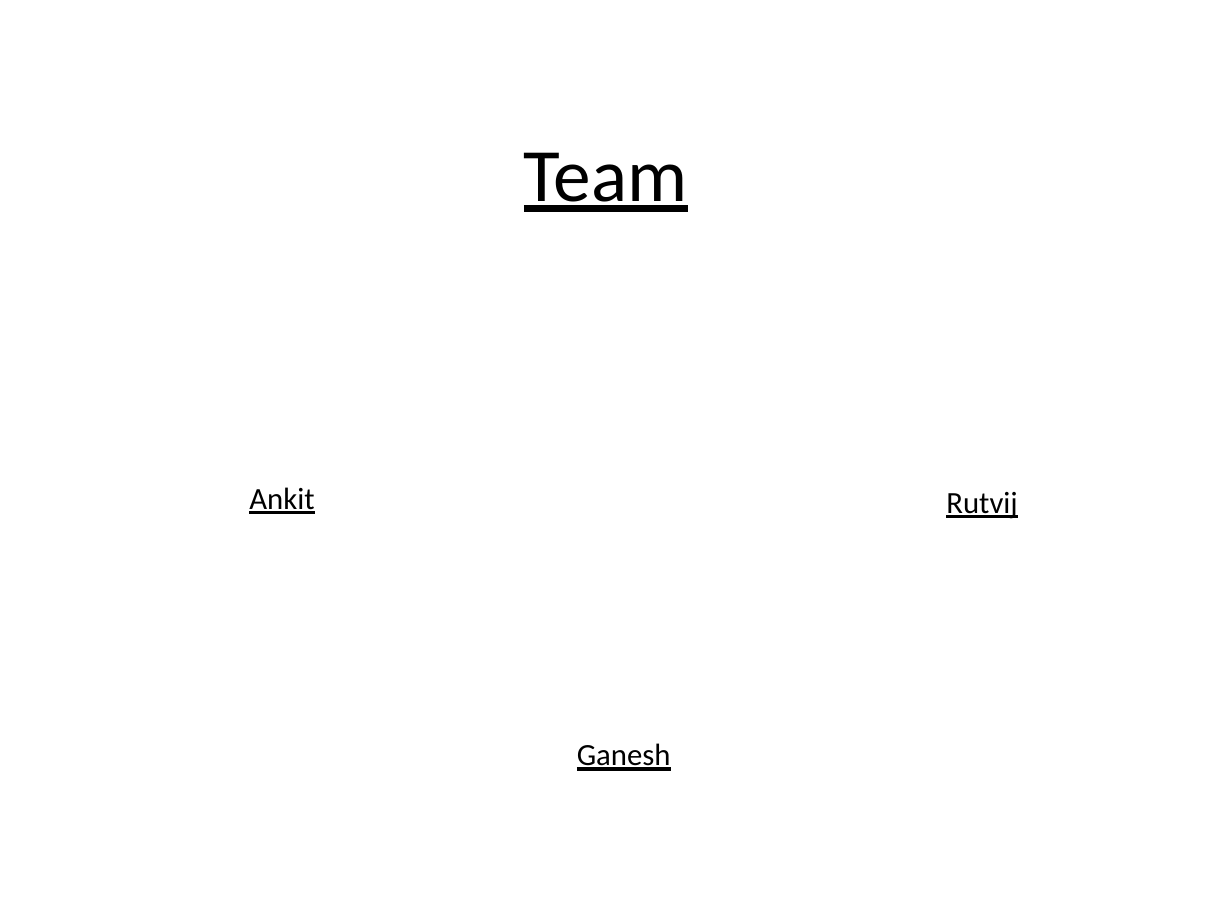
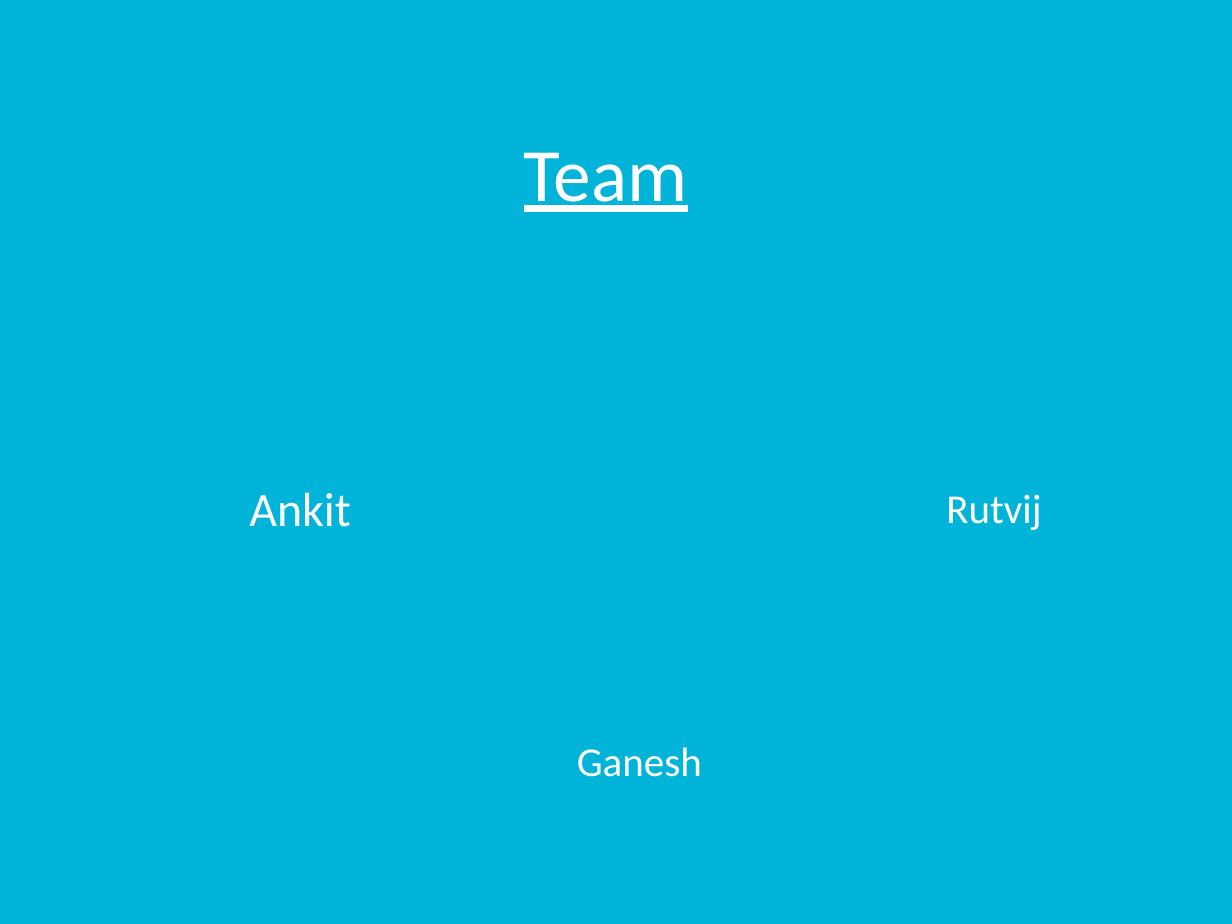
Before and after one commit to rutvijkumarshah/WatsiAndroidApp, a slide deck: slide 2 of docs/groupProject.pptx. Drawn at 1232x924 pixels with LibreOffice and Linux fonts; fonts in the diff are those of the drawing. Boxes give left, top, right and bottom in pixels: in the first picture for what was removed or moved away, otherwise in the second. Text is boxed around its words. In the diff, an @@ line names an element or a change of style, - is before the commit and + after.

Commit message:
Updated presentation

```diff
--- a/docs/groupProject.pptx
+++ b/docs/groupProject.pptx
@@ background #FFFFFF to #00B3D8 @@
@@ title "Team" at <box>524,152,688,212</box>: text colour #000000 to #FFFFFF @@
@@ text "Ankit" at <box>249,492,350,527</box>: size 18 to 28 pt, text colour #000000 to #FFFFFF, underline off @@
@@ text "Rutvij" at <box>946,494,1041,530</box>: size 18 to 24 pt, text colour #000000 to #FFFFFF, underline off @@
@@ text "Ganesh" at <box>577,747,702,777</box>: size 18 to 24 pt, text colour #000000 to #FFFFFF, underline off @@
```
Also in this commit, not shown: 6 other slides changed.
